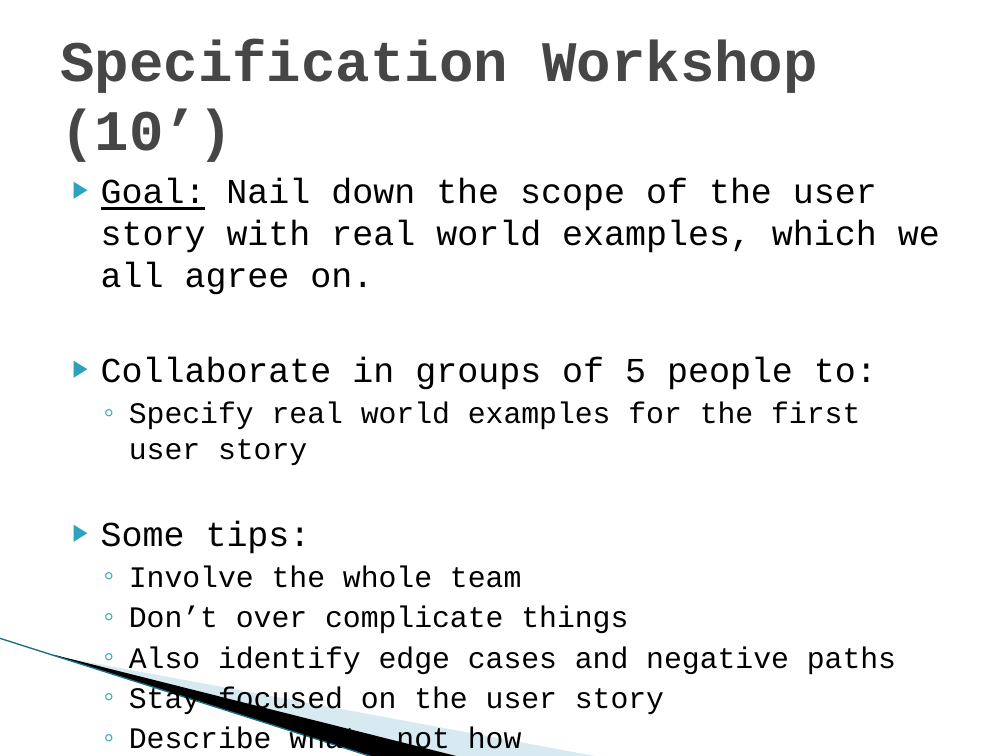
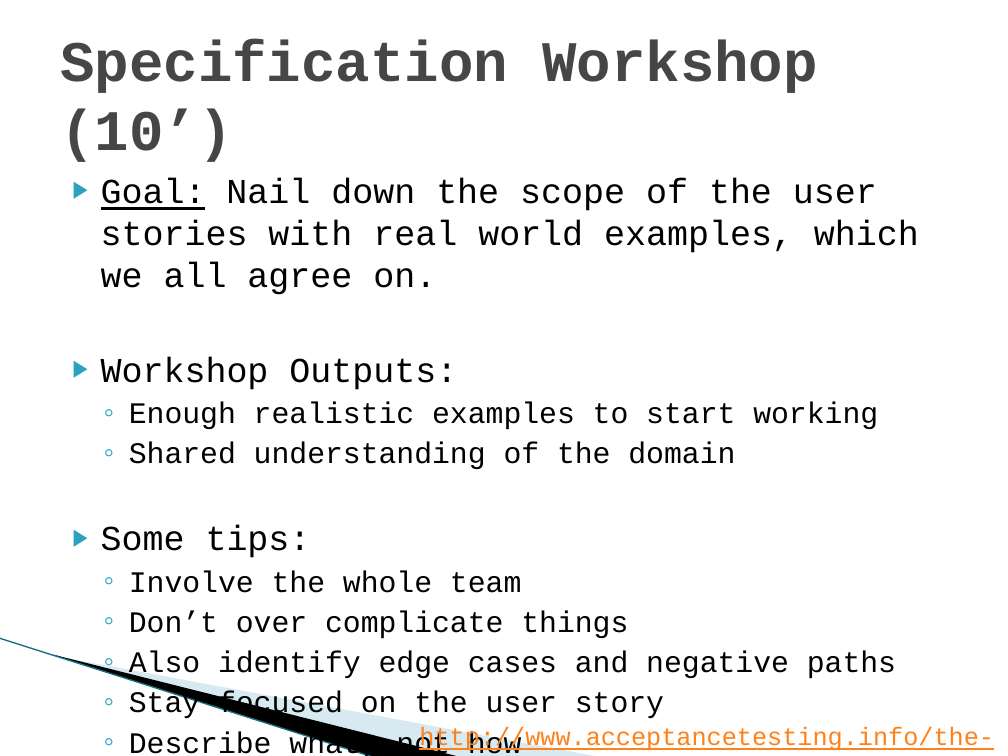
Before and after one commit to michelgrootjans/agileacceptancetesting, a slide deck: slide 8 of Slides/20090514_iLearn_AgileAcceptanceTesting.pptx. Drawn at 1008x756 pixels with LibreOffice and Linux fonts; fonts in the diff are those of the drawing; background and template pictures are left out. Boxes give left, top, right and bottom in pixels: in the first picture for what was removed or moved away, otherwise in the second. Text is boxed around its words. In the diff, an @@ line names an element or a change of style, - is before the commit and + after.

```diff
--- a/Slides/20090514_iLearn_AgileAcceptanceTesting.pptx
+++ b/Slides/20090514_iLearn_AgileAcceptanceTesting.pptx
@@ text at box(101, 178, 919, 756): paragraph added @@
+  ◦ Communicate intent, explain why
@@ text at box(101, 178, 919, 469): text changed @@
-▶ Goal: Nail down the scope of the user story with real world examples, which we all agree on.
-▶ Collaborate in groups of 5 people to:
-  ◦ Specify real world examples for the first user story
+▶ Goal: Nail down the scope of the user stories with real world examples, which we all agree on.
+▶ Workshop Outputs:
+  ◦ Enough realistic examples to start working
+  ◦ Shared understanding of the domain
@@ text added at box(419, 726, 994, 753), 18 pt, text #FF8119, underline @@
+http://www.acceptancetesting.info/the-book/
```
Also in this commit, not shown: 13 other files.
